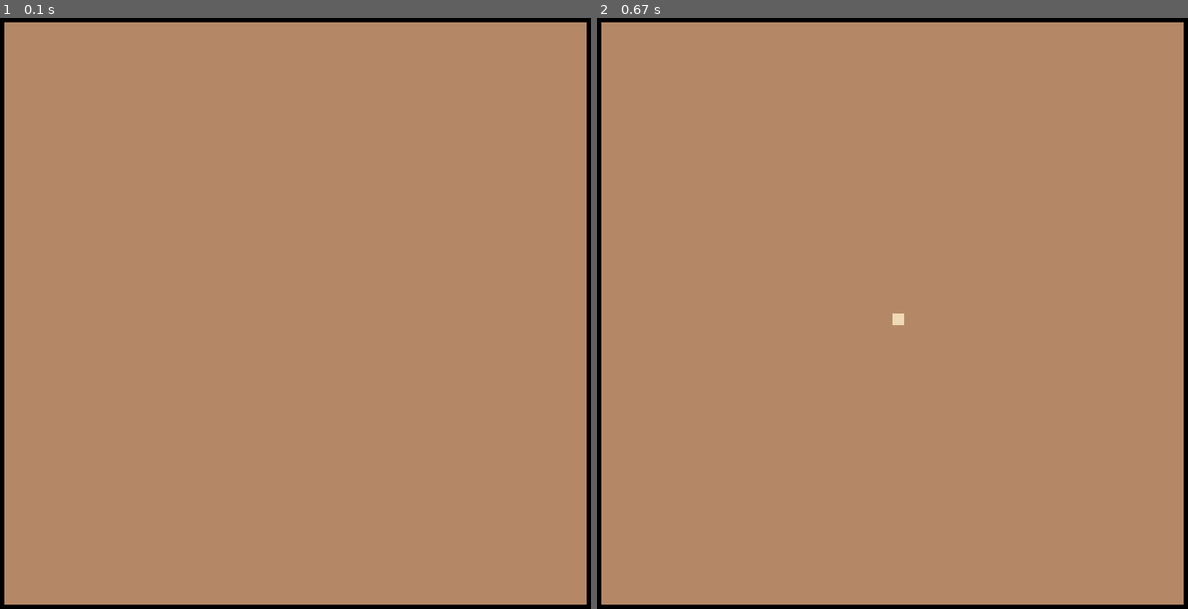
Above: before the commit, frames 1-2 (left to right).
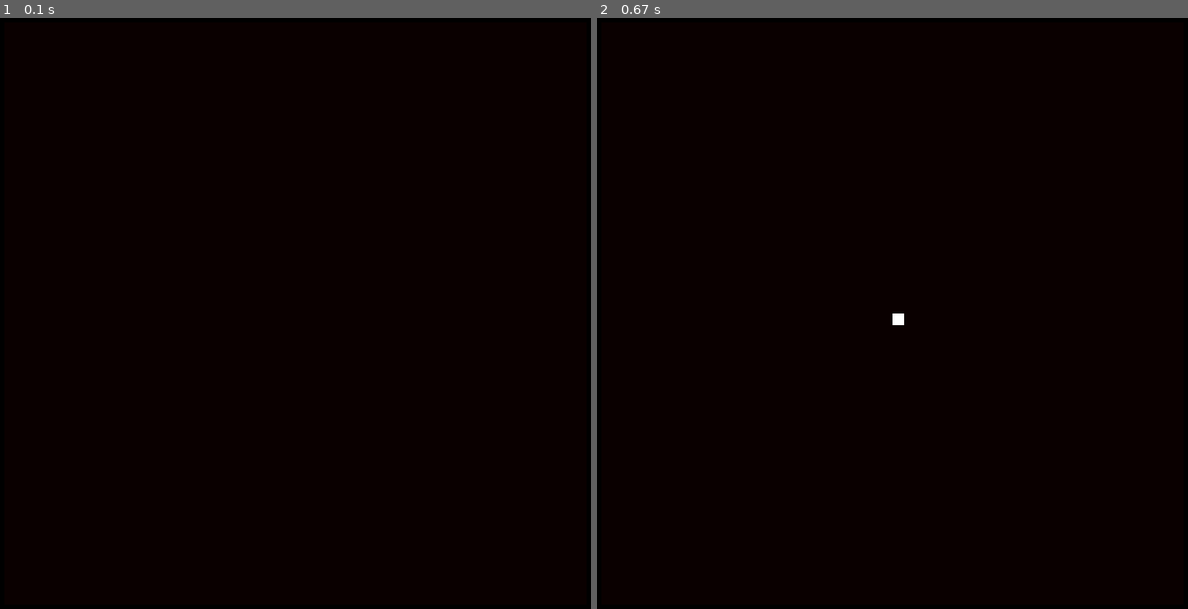
Above: after the commit, the same moments.

Repository: janmulgyeol/pygame
Game: pygame game, started from main.py
Two runs of this game, one before a commit and one after it. Both use one fixed random seed, a clock stepped at 60 frames per second and the inputs below.
Inputs (mouse positions are in pixels of both pictures, inside the frame that each line leads up to):
- Up to frame 1 (0.1 s): no input
- Up to frame 2 (0.67 s): click (892, 313) at 0.38 s

The runs differ from the first frame. In frame 1, 97% of the frame differs, in the area x 0-100%, y 0-100%; in frame 2, 97%.

Commit message:
Update main.py

Diff:
--- a/main.py
+++ b/main.py
@@ -159,9 +159,9 @@
         for j in range(life.board_size):
             rect = (j * CELL_PIXELS + PADDING, i * CELL_PIXELS  + PADDING, CELL_PIXELS, CELL_PIXELS)
             if life.is_cell_set(i,j):
-                pygame.draw.rect(SURFACE, (240, 217,183), rect, 0)
+                pygame.draw.rect(SURFACE, (255, 255,255), rect, 0)
             else:
-                pygame.draw.rect(SURFACE, (180, 136, 102), rect, 0)
+                pygame.draw.rect(SURFACE, (10, 0, 0), rect, 0)
 
 
     pygame.display.flip()
